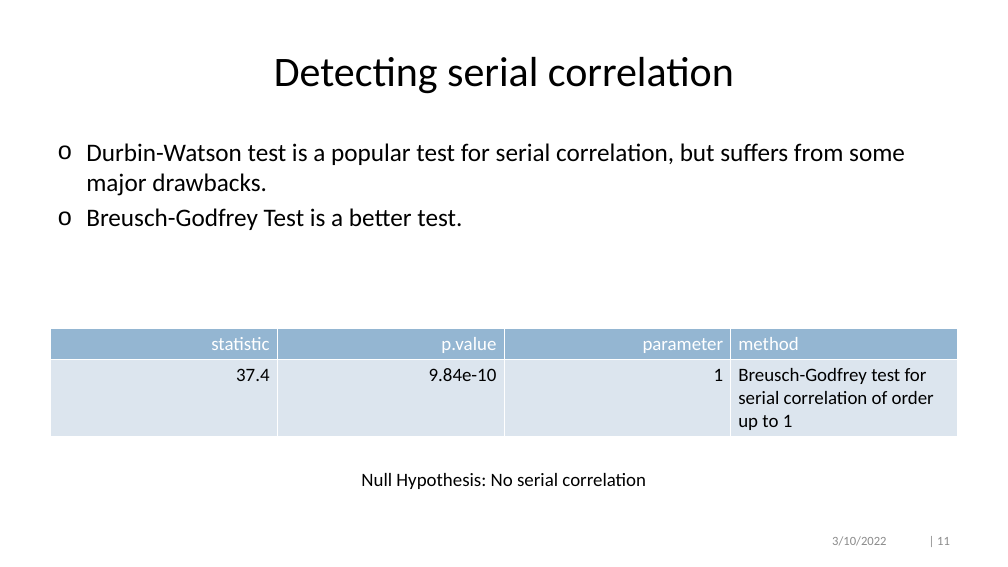
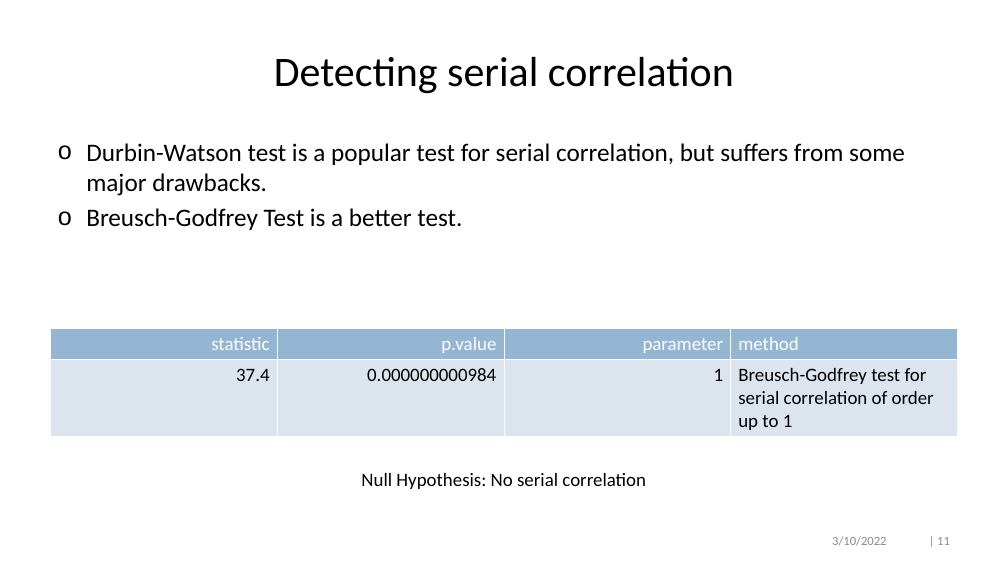
Before and after one commit to crossxwill/Northwestern_MSIA_2022, a slide deck: slide 11 of time_series_regression.pptx. Drawn at 1008x567 pixels with LibreOffice and Linux fonts; fonts in the diff are those of the drawing. Boxes give left, top, right and bottom in pixels: in the first picture for what was removed or moved away, otherwise in the second. Text is boxed around its words. In the diff, an @@ line names an element or a change of style, - is before the commit and + after.

Commit message:
removed scientific notation and updated ppt and pdf

```diff
--- a/time_series_regression.pptx
+++ b/time_series_regression.pptx
@@ table at box(51, 329, 958, 464) @@
-row 2, column 2: 9.84e-10
+row 2, column 2: 0.000000000984
```
Also in this commit, not shown: 2 other files.
